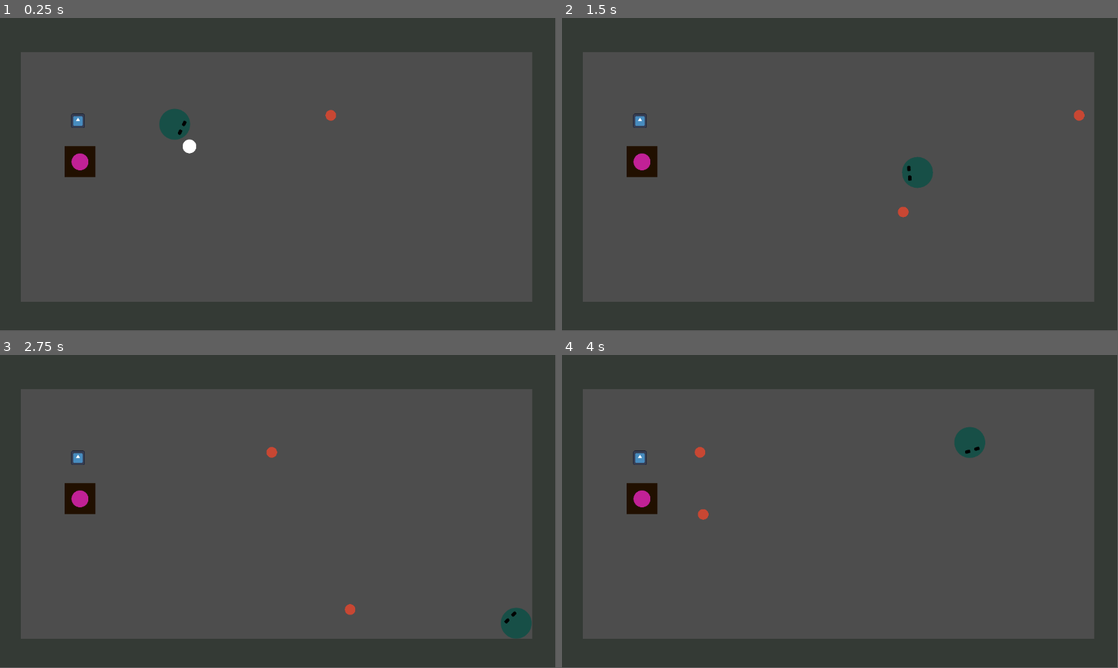
Above: before the commit, frames 1-4 (two rows, left to right).
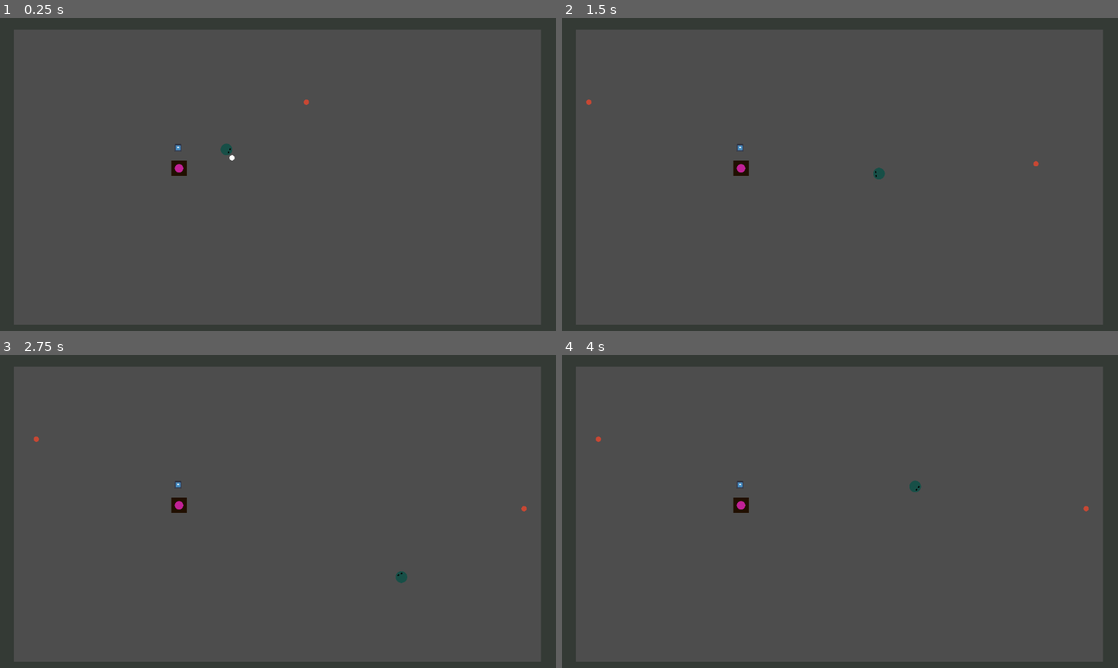
Above: after the commit, the same moments.

Repository: ArcticGizmo/dodgeball
Game: Godot game, scene res://scenes/levels/level.tscn
The game is run twice, just before and just after one commit, with the same random seed, the same clock (stepped at 60 frames per second) and the same inputs. The engine's default icon, where the game draws it, is replaced by a stand-in: a white triangle on a blue panel in a dark square.
Inputs (mouse positions are in pixels of both pictures, inside the frame that each line leads up to):
- Up to frame 1 (0.25 s): no input
- Up to frame 2 (1.5 s): move the mouse to (962, 158) at 0.52 s; hold D (right) 0.53-1.28 s; click (962, 158) at 0.6 s; move the mouse to (728, 190) at 1.27 s; hold S (down) from 1.28 s (still down); right-click (728, 190) at 1.35 s
- Up to frame 3 (2.75 s): move the mouse to (333, 442) at 2.02 s; release S (down) at 2.03 s; hold D (right) from 2.03 s (still down); click (333, 442) at 2.1 s
- Up to frame 4 (4 s): move the mouse to (812, 574) at 2.77 s; release D (right) at 2.78 s; hold W (up) 2.78-3.53 s; right-click (812, 574) at 2.85 s; move the mouse to (1006, 558) at 3.52 s; hold A (left) from 3.53 s (still down); click (1006, 558) at 3.6 s
In our replay, the window is 799x449 before the commit and 800x450 after it. These sizes can differ from the game's own. Grey fills any space a smaller window leaves; there, only what the larger window draws over its background counts as a difference.

The runs differ from the first frame. In frame 1, 17% of the frame differs, in the area x 2-98%, y 3-98%; in frame 2, 17%; in frame 3, 17%; in frame 4, 17%.

Commit message:
improved friction

Diff:
--- a/project.godot
+++ b/project.godot
@@ -14,6 +14,10 @@
 run/main_scene="res://scenes/levels/level.tscn"
 config/features=PackedStringArray("4.1", "Forward Plus")
 config/icon="res://icon.svg"
+
+[display]
+
+window/stretch/mode="viewport"
 
 [input]
 
--- a/scenes/levels/level.tscn
+++ b/scenes/levels/level.tscn
@@ -12,7 +12,7 @@
 metadata/_edit_lock_ = true
 
 [node name="Camera2D" type="Camera2D" parent="."]
-zoom = Vector2(0.5, 0.5)
+zoom = Vector2(0.25, 0.25)
 metadata/_edit_lock_ = true
 
 [node name="Icon" type="Sprite2D" parent="."]
@@ -24,34 +24,35 @@
 
 [node name="player" parent="Players" instance=ExtResource("1_gu7g5")]
 position = Vector2(-427, -207)
+scale = Vector2(0.75, 0.75)
 
 [node name="Projectiles" type="Node" parent="."]
 
 [node name="ball" parent="Projectiles" instance=ExtResource("4_nq2sh")]
-position = Vector2(912, -244)
+position = Vector2(912, -599)
 linear_velocity = Vector2(-3000, 0)
 
 [node name="Walls" type="Node" parent="."]
 
 [node name="wall" parent="Walls" instance=ExtResource("4_y3edk")]
-position = Vector2(1696, 21)
+position = Vector2(2819, 47)
 rotation = -3.14159
-scale = Vector2(10, -10)
+scale = Vector2(10, 50)
 
 [node name="wall2" parent="Walls" instance=ExtResource("4_y3edk")]
-position = Vector2(-1706, -3)
+position = Vector2(-2829, 84)
 rotation = -3.14159
-scale = Vector2(10, -10)
+scale = Vector2(10, 50)
 
 [node name="wall3" parent="Walls" instance=ExtResource("4_y3edk")]
-position = Vector2(-79, -1145)
+position = Vector2(-93, -1838)
 rotation = -3.14159
-scale = Vector2(25, 10)
+scale = Vector2(50, 10)
 
 [node name="wall4" parent="Walls" instance=ExtResource("4_y3edk")]
-position = Vector2(-22, 1171)
+position = Vector2(32, 1884)
 rotation = -3.14159
-scale = Vector2(25, 10)
+scale = Vector2(50, 10)
 
 [node name="BallSpawner" parent="." instance=ExtResource("5_snfvr")]
 position = Vector2(-820, -51)
--- a/scenes/projectiles/ball.gd
+++ b/scenes/projectiles/ball.gd
@@ -4,14 +4,18 @@
 
 @export var min_damage_speed = 500
 @export var frictionless: bool = false;
+@export var friction: int = 0;
 
 var throw_factor: int = 0
 
 func _ready():
 	self.linear_damp = 0
-	self.physics_material_override.friction = 0
-	self.physics_material_override.bounce = 1
+#	if (self.frictionless):
+#		self.physics_material_override.friction = 0
+#		self.physics_material_override.bounce = 1
 
 func _physics_process(_delta):
 	if (self.linear_velocity.length() < min_damage_speed):
 		throw_factor = 1
+
+	self.apply_impulse(-self.linear_velocity.normalized() * friction * _delta)
--- a/scenes/projectiles/ball.tscn
+++ b/scenes/projectiles/ball.tscn
@@ -18,6 +18,7 @@
 gravity_scale = 0.0
 linear_damp = 1.5
 script = ExtResource("1_qkxk1")
+friction = 500
 
 [node name="CollisionShape2D" type="CollisionShape2D" parent="."]
 shape = SubResource("CircleShape2D_1js1r")
